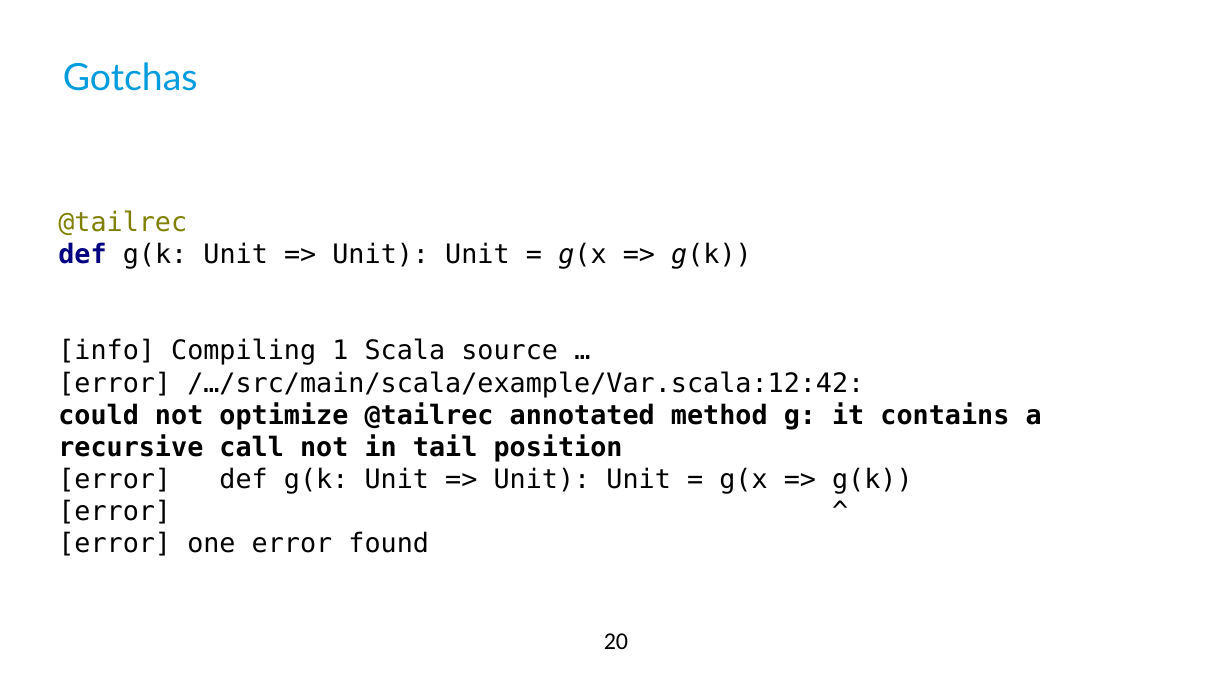
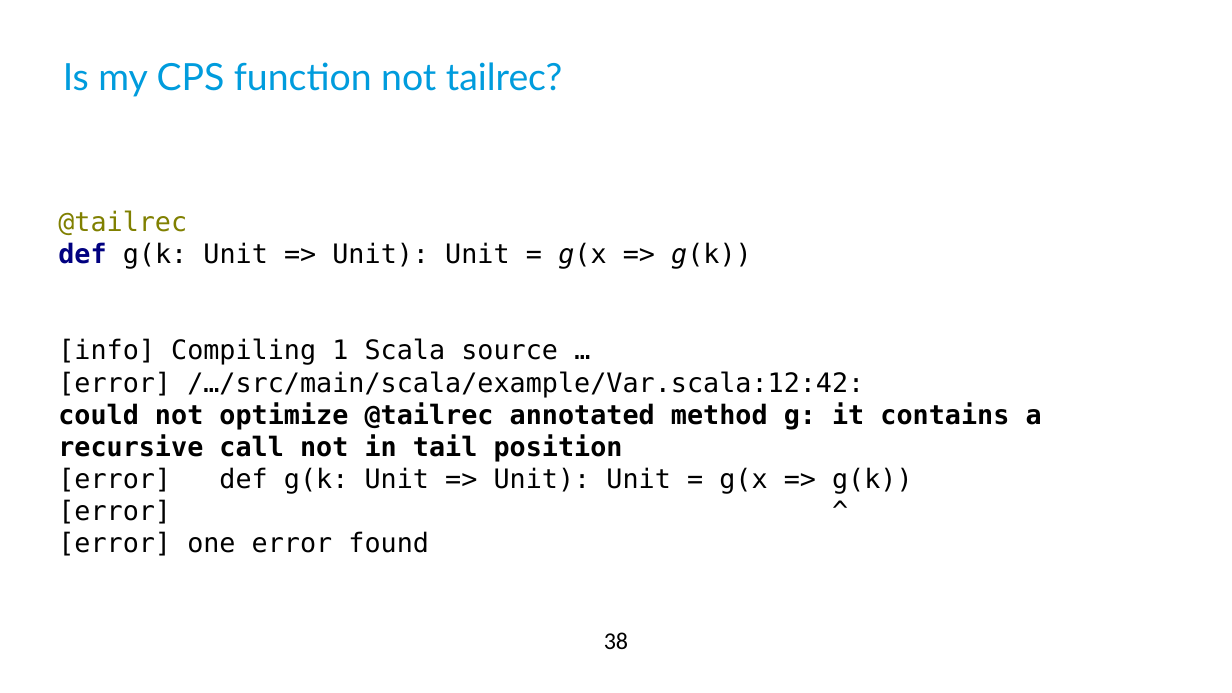
Before and after one commit to qqupp/continuations-playground, a slide deck: slide 38 of docs/diy-continuations.pptx (slide 20 before the commit). Drawn at 1232x693 pixels with LibreOffice and Linux fonts; fonts in the diff are those of the drawing; background and template pictures are left out. Boxes give left, top, right and bottom in pixels: in the first picture for what was removed or moved away, otherwise in the second. Text is boxed around its words. In the diff, an @@ line names an element or a change of style, - is before the commit and + after.

```diff
--- a/docs/diy-continuations.pptx
+++ b/docs/diy-continuations.pptx
@@ title at [63,62,563,97]: text changed @@
-Gotchas
+Is my CPS function not tailrec?
@@ page number at [604,632,628,649]: text changed @@
-20
+38
```
Also in this commit, not shown: 2 other slides changed, 18 slides added, 1 slide removed, 2 other files.
